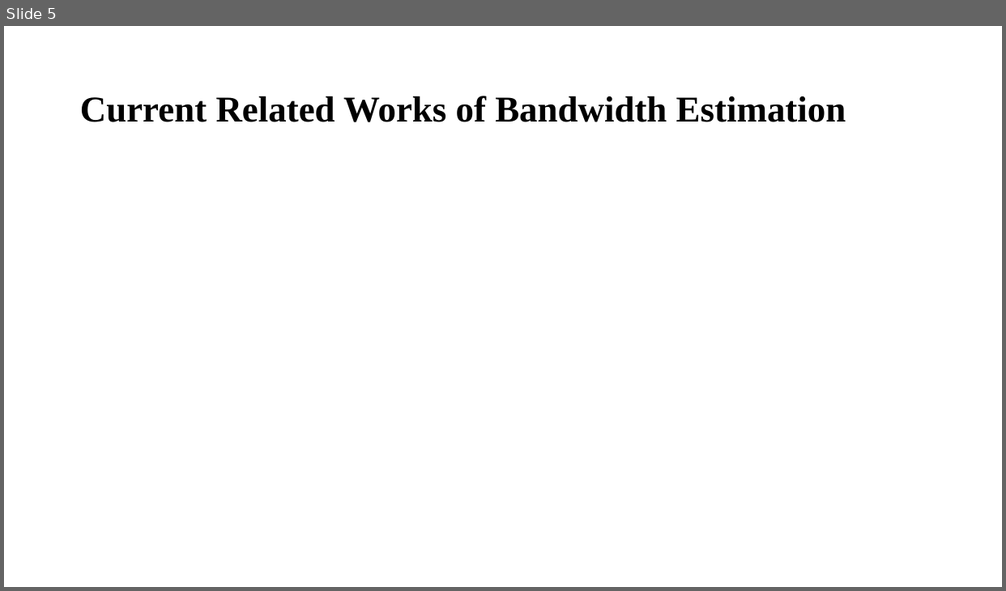
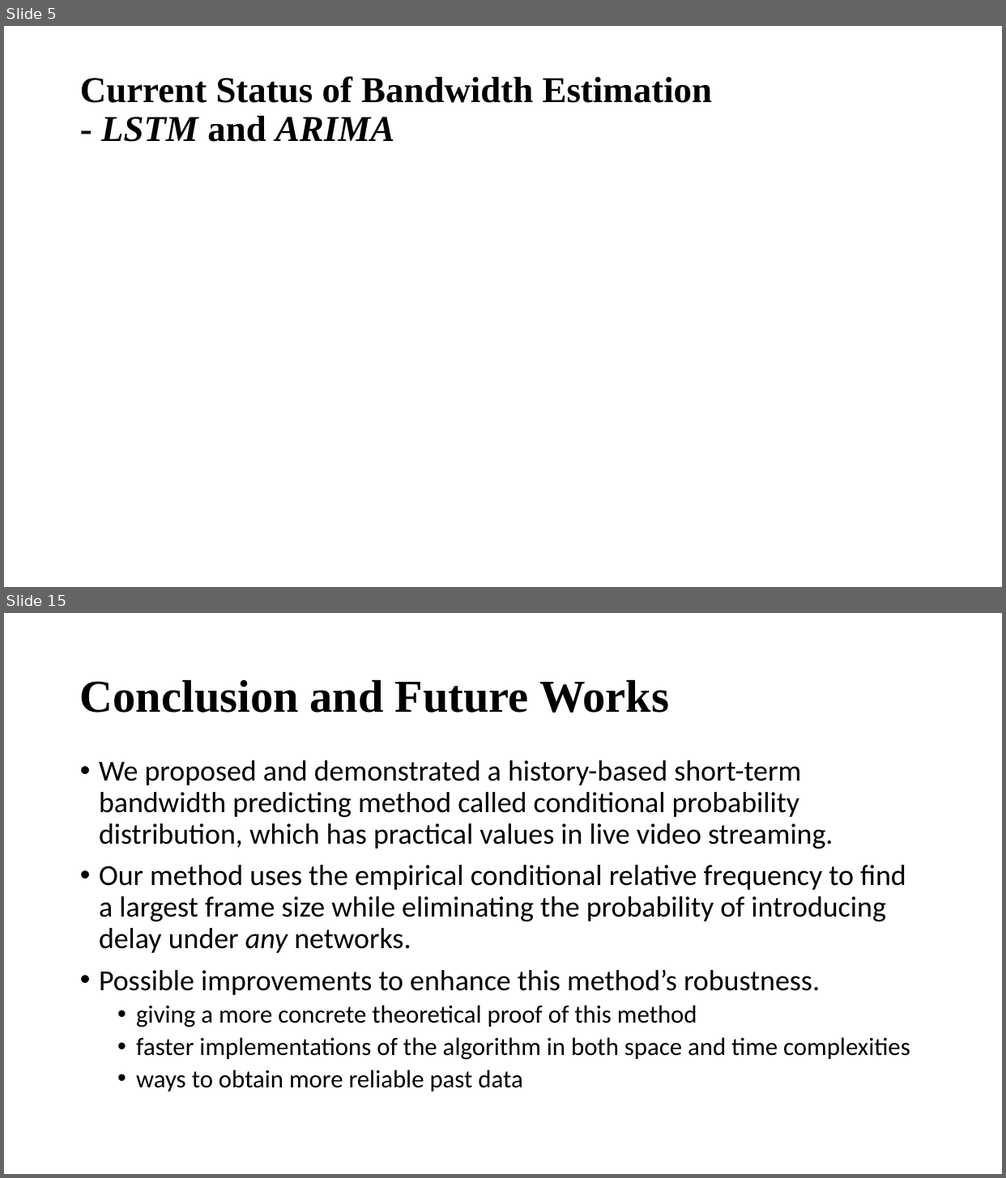
Before and after one commit to williamzheng0711/online-cdf-streaming, a slide deck: ESTR4999_Notes/ESTR4999_Presentation.pptx. Shown one above the other, each under a label of ours: slide 5 before the commit, slides 5 and 15 after it; the slides between them are not shown. The pictures are 1006x591 and 1006x1178 pixels, drawn with LibreOffice and Linux fonts; fonts in the diff are those of the drawing; grey boxes stand for pictures. Boxes give left, top, right and bottom in pixels: in the first picture for what was removed or moved away, otherwise in the second. Text is boxed around its words. In the diff, an @@ line names an element or a change of style, - is before the commit and + after.

```diff
--- a/ESTR4999_Notes/ESTR4999_Presentation.pptx
+++ b/ESTR4999_Notes/ESTR4999_Presentation.pptx
@@ slide 15 added at [4, 613, 1002, 1174], background #FFFFFF @@
@@ title added at [80, 679, 669, 713], 44 pt, text #000000, bold @@
+Conclusion and Future Works
@@ text added at [99, 760, 910, 1092], 28 pt, text #000000 @@
+• We proposed and demonstrated a history-based short-term bandwidth predicting method called conditional probability distribution, which has practical values in live video streaming.
+• Our method uses the empirical conditional relative frequency to find a largest frame size while eliminating the probability of introducing delay under any networks.
+• Possible improvements to enhance this method’s robustness.
+  • giving a more concrete theoretical proof of this method
+  • faster implementations of the algorithm in both space and time complexities
+  • ways to obtain more reliable past data
@@ slide 5 changed as well @@
@@ title at [80, 76, 713, 142]: text changed @@
-Current Related Works of Bandwidth Estimation
+Current Status of Bandwidth Estimation
+- LSTM and ARIMA
```
Also in this commit, not shown: 5 other slides changed, 9 other slides added, 2 slides removed, 4 other files.
